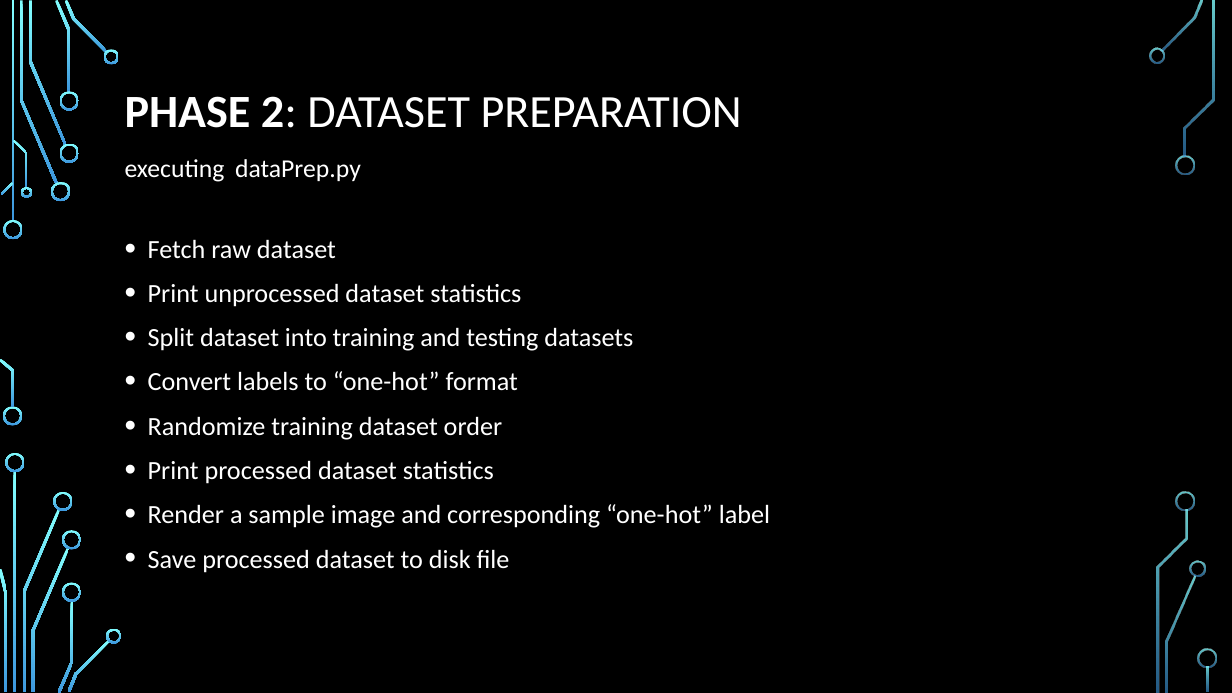
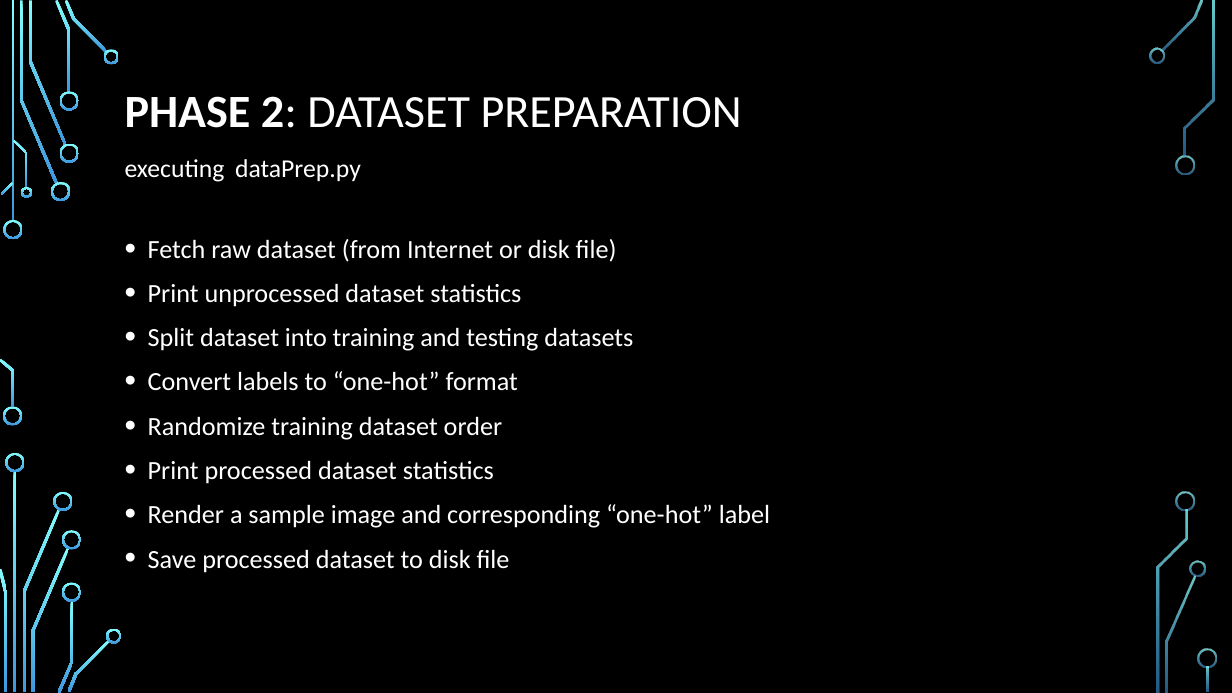
Before and after one commit to rkrenz/MNIST_TensorFlow, a slide deck: slide 11 of MNIST with Tensorflow.pptx. Drawn at 1232x693 pixels with LibreOffice and Linux fonts; fonts in the diff are those of the drawing; background and template pictures are left out. Boxes give left, top, right and bottom in pixels: in the first picture for what was removed or moved away, otherwise in the second. Text is boxed around its words. In the diff, an @@ line names an element or a change of style, - is before the commit and + after.

Commit message:
enable Internet dataset download, Powerpoint changes

```diff
--- a/MNIST with Tensorflow.pptx
+++ b/MNIST with Tensorflow.pptx
@@ text at bbox=[148, 239, 617, 262]: text changed @@
-• Fetch raw dataset
+• Fetch raw dataset (from Internet or disk file)
```
Also in this commit, not shown: 1 other file.
